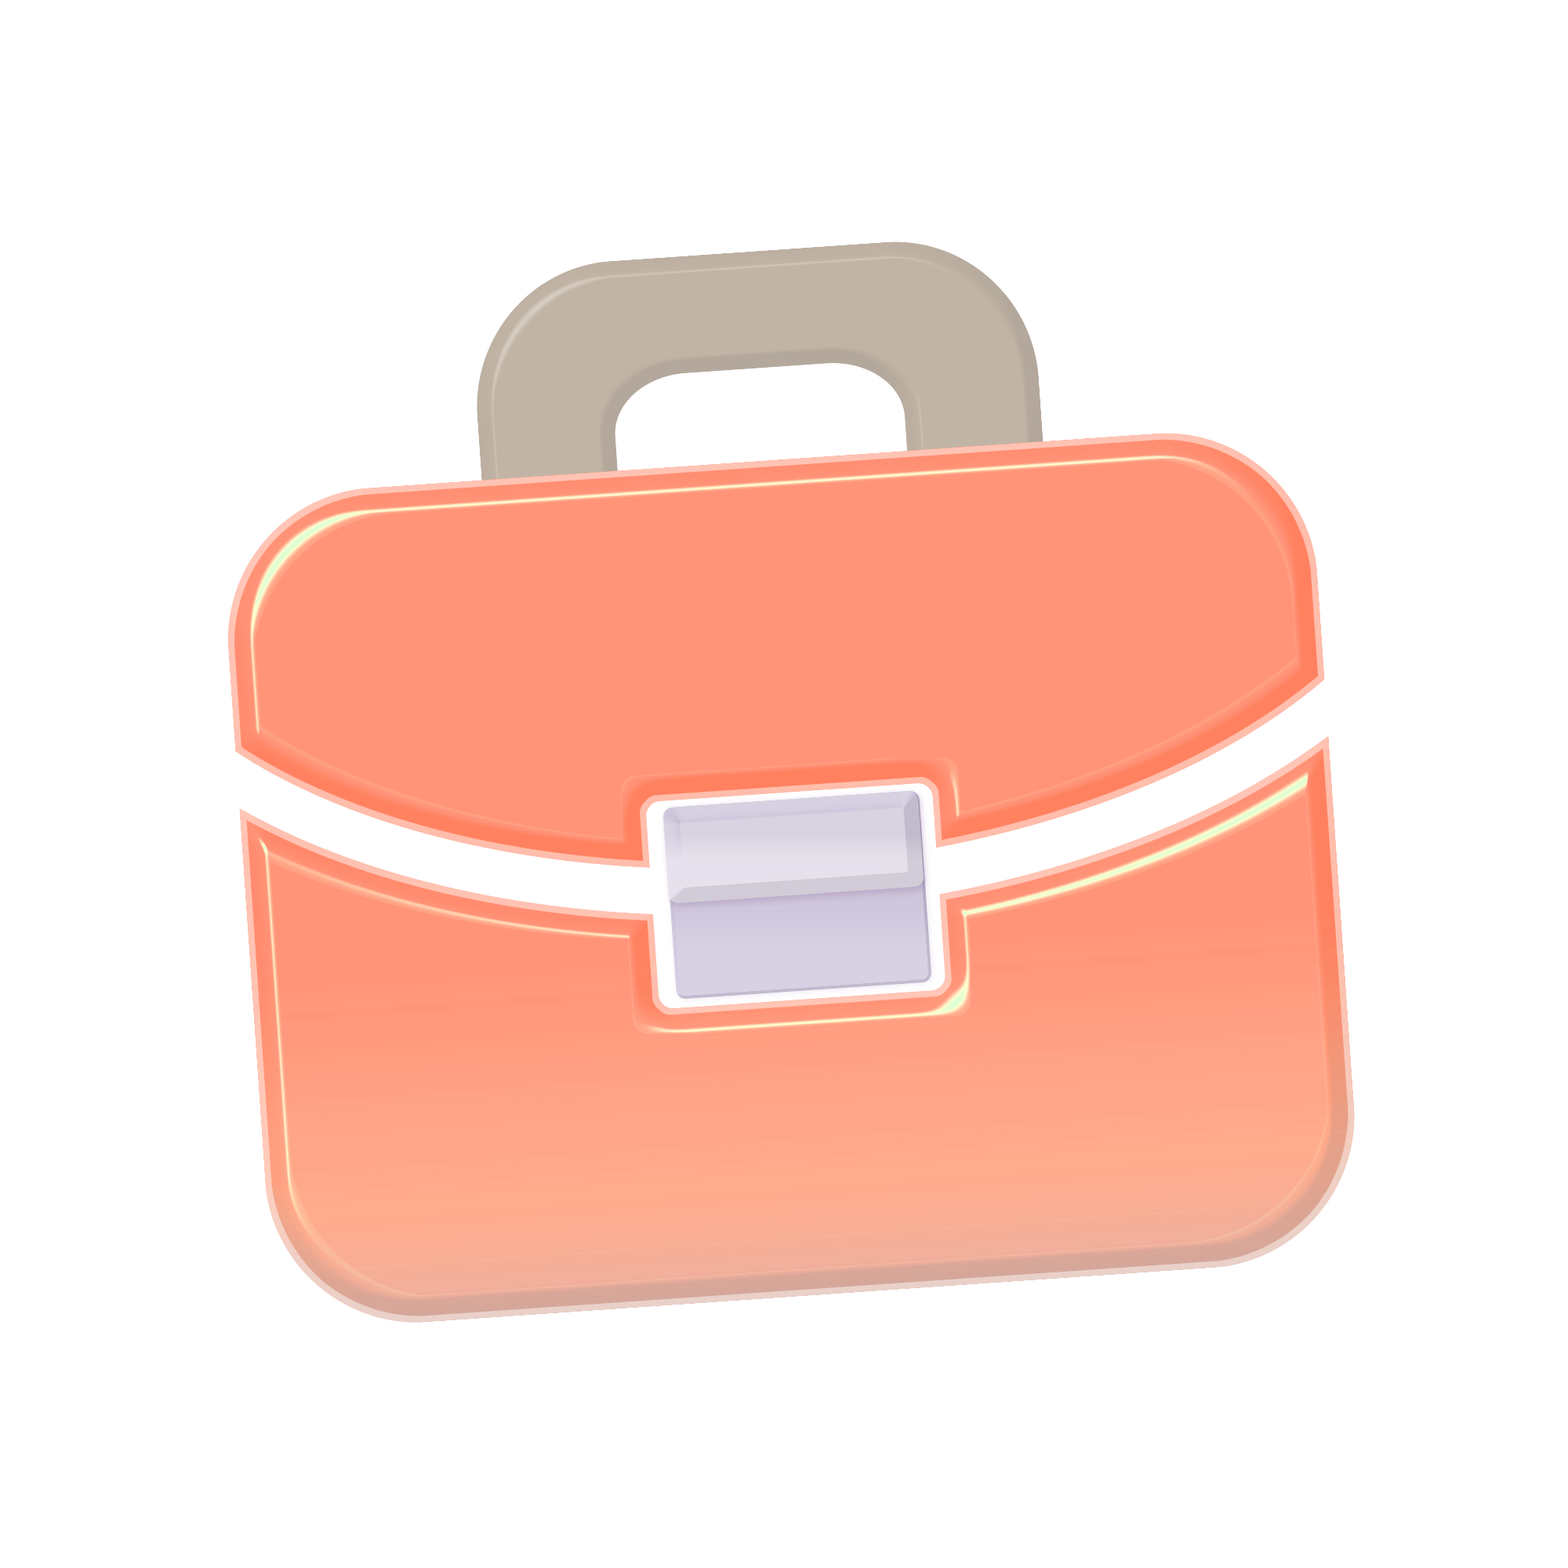
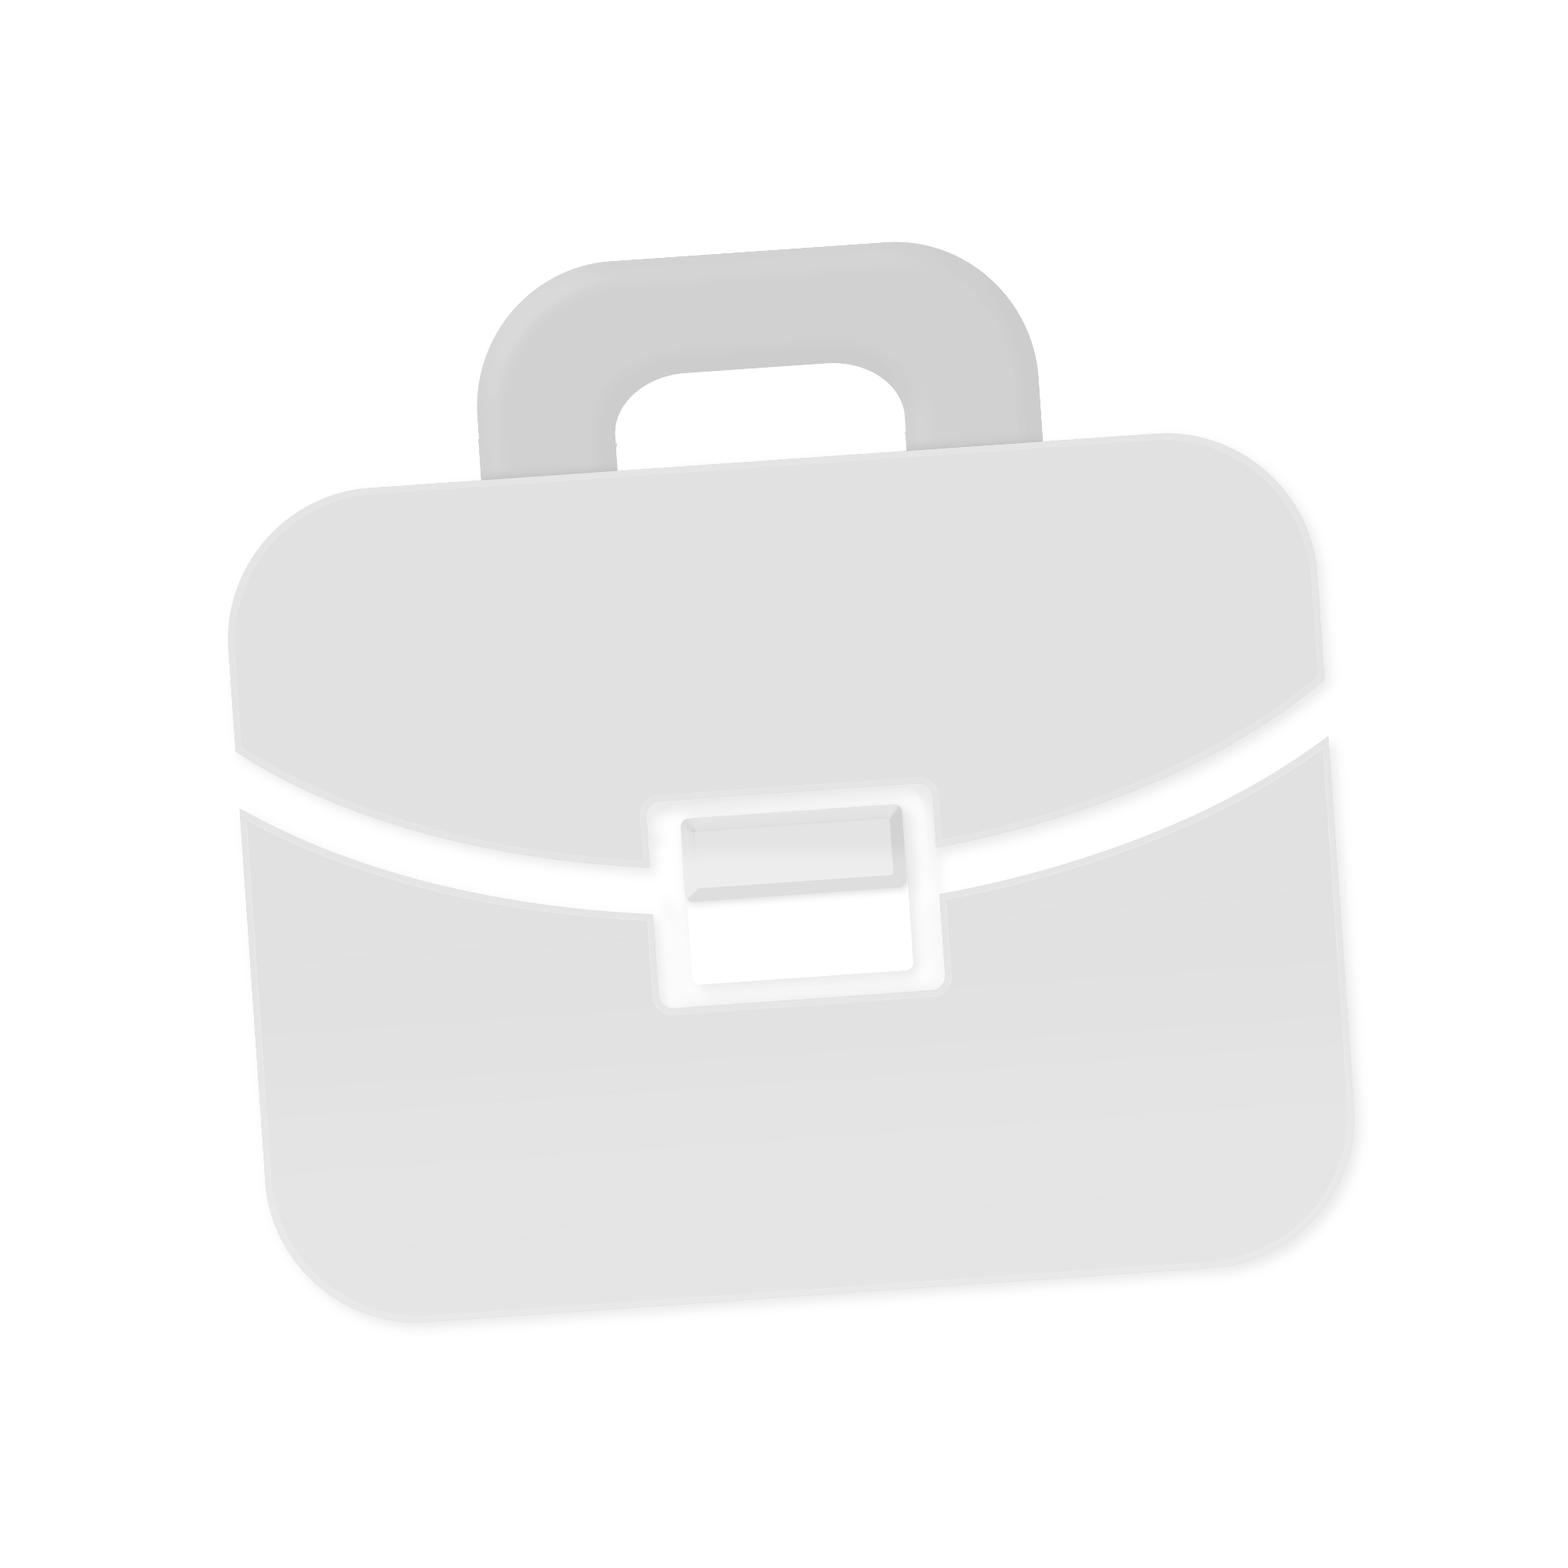
Before/after of a 1568 x 1568 layered artwork. What changed in the layer stack:
added group "TINNED" (2nd of 3) with 2 layers above "BAG" over (227, 241, 1356, 1324)
added layer "TINNED" (3rd of 3, in "TINNED") in group "TINNED" over (227, 431, 1356, 1324)
added layer "handle" (71%) in group "TINNED" over (440, 241, 1082, 505)
hid group "BAG" (5 layers) over (227, 241, 1356, 1324)